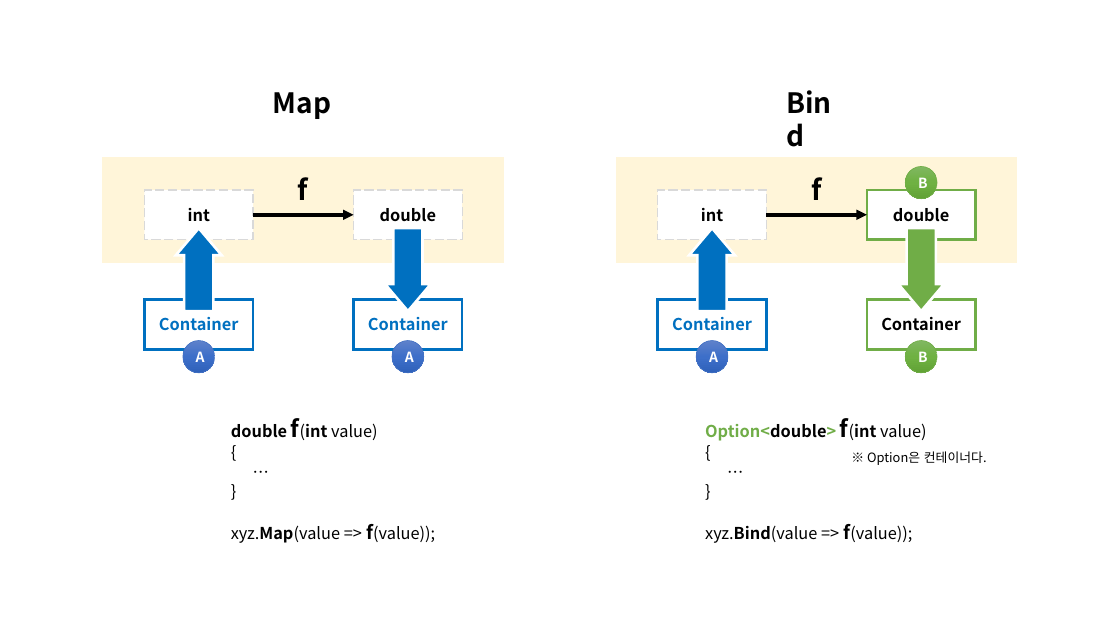
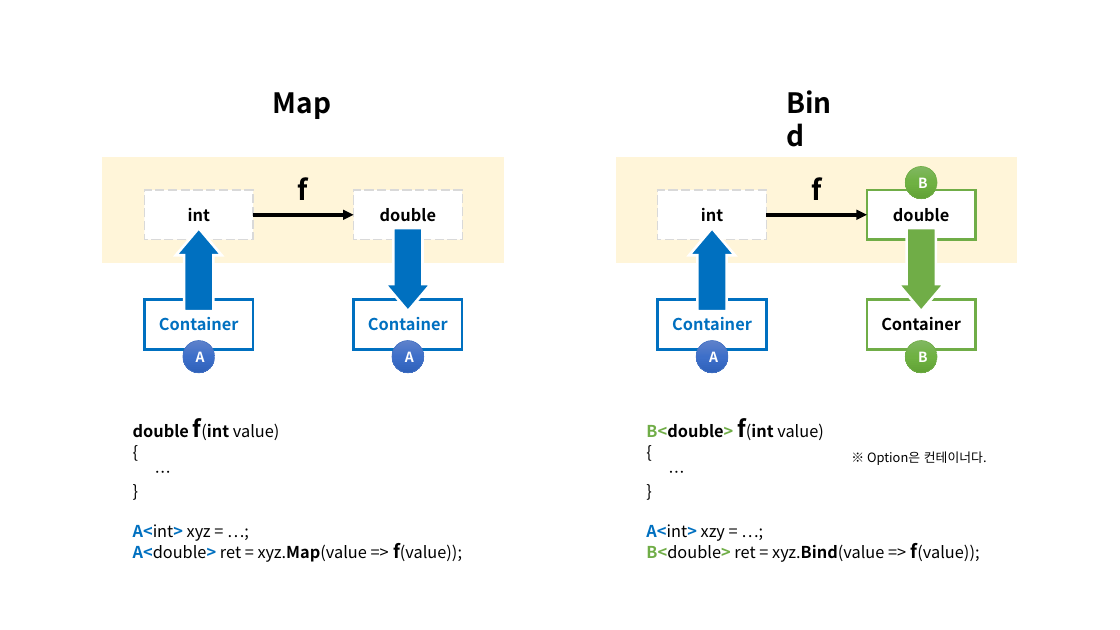
Before and after one commit to hhko/Learning, a slide deck: slide 2 of FP.pptx (slide 1 before the commit). Drawn at 1120x630 pixels with LibreOffice and Linux fonts; fonts in the diff are those of the drawing. Boxes give left, top, right and bottom in pixels: in the first picture for what was removed or moved away, otherwise in the second. Text is boxed around its words. In the diff, an @@ line names an element or a change of style, - is before the commit and + after.

```diff
--- a/FP.pptx
+++ b/FP.pptx
@@ text "double f(int value)": place and size @@
-text "double f(int value)" at [231, 418, 435, 543]
+text "double f(int value)" at [133, 418, 462, 562]
@@ text "B<double> f(int value)": place and size @@
-text "B<double> f(int value)" at [705, 418, 927, 543]
+text "B<double> f(int value)" at [646, 418, 979, 562]
@@ text at [646, 418, 824, 440]: text changed @@
-Option<double> f(int value)
+B<double> f(int value)
@@ text at [133, 524, 462, 562]: text changed @@
-xyz.Map(value => f(value));
+A<int> xyz = …;
+A<double> ret = xyz.Map(value => f(value));
@@ text at [646, 524, 979, 562]: text changed @@
-xyz.Bind(value => f(value));
+A<int> xzy = …;
+B<double> ret = xyz.Bind(value => f(value));
```
Also in this commit, not shown: 1 slide added, 3 other files.
